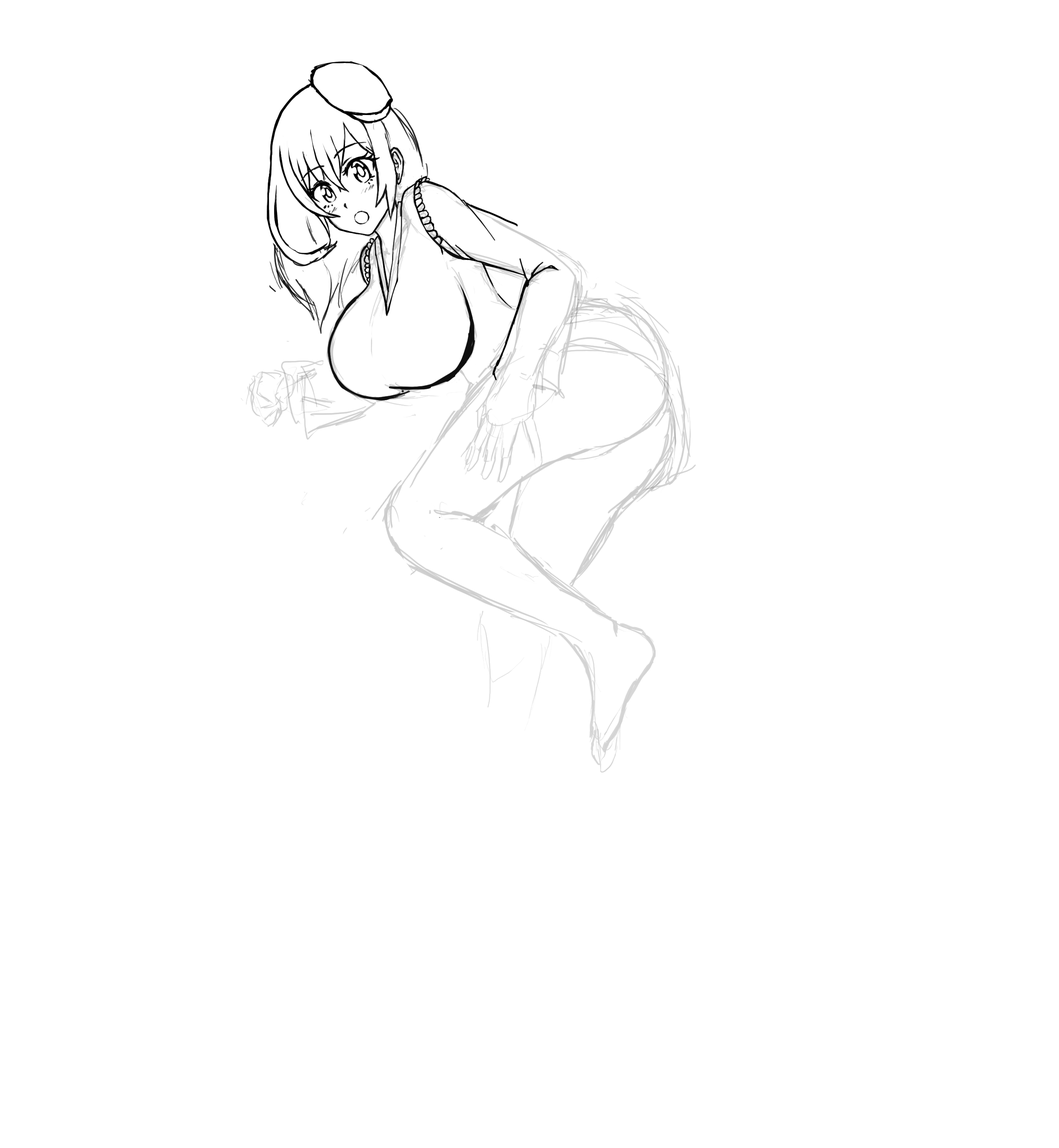
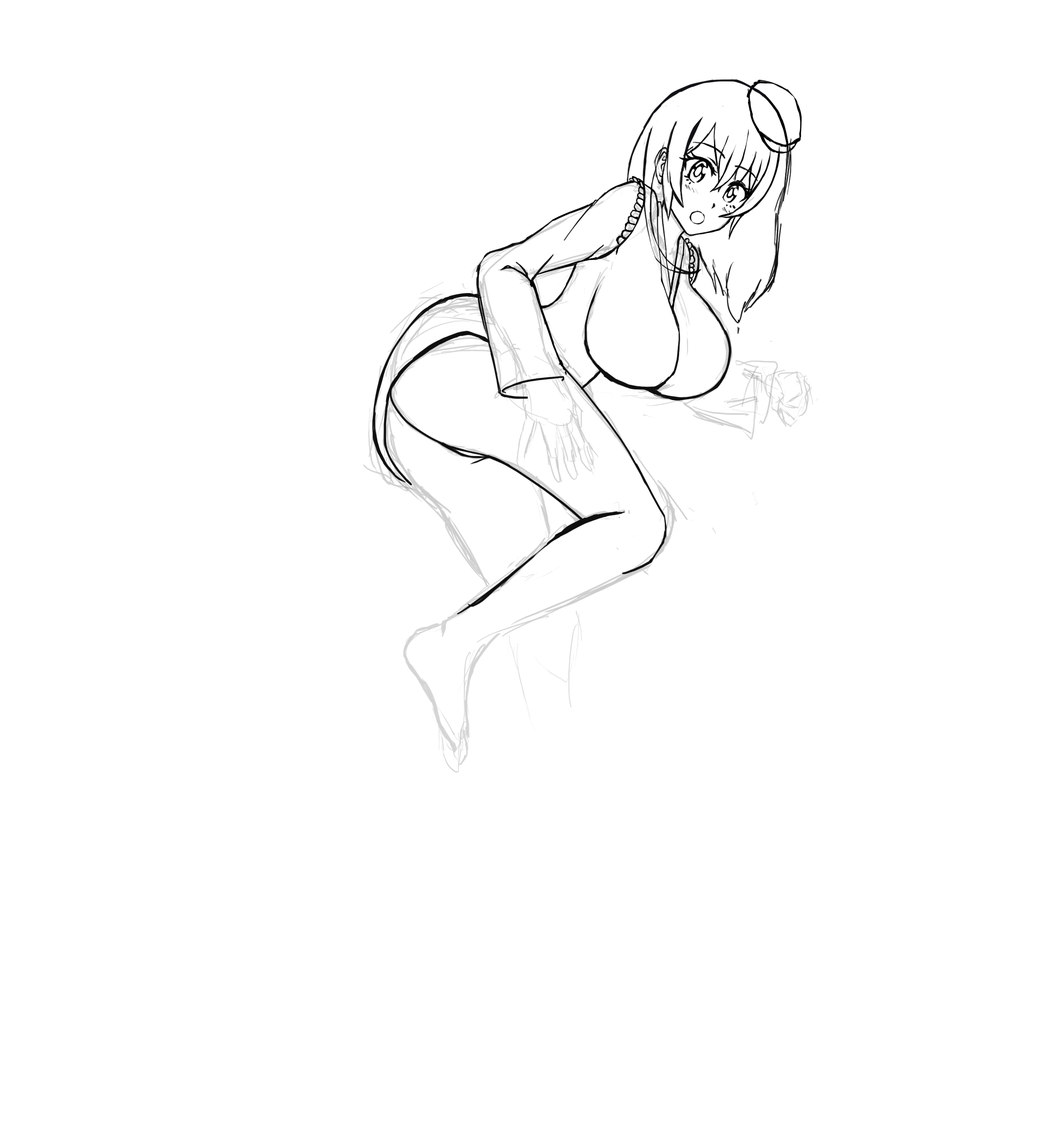
Before/after of a 1059×1148 layered artwork. What changed in the layer stack:
painted on "Layer 5" over [297, 141, 762, 182]
painted on "Layer 9" over [353, 210, 706, 225]
painted on "Layer 4" over [307, 149, 752, 210]
added layer "Layer 14" above "Layer 11" over [475, 179, 637, 400]
painted on "Layer 11" over [327, 175, 732, 486]
painted on "Layer 12" over [266, 138, 792, 324]
added layer "Layer 17" above "Layer 16" over [437, 441, 492, 465]
added layer "Layer 16" above "Layer 15" over [389, 362, 668, 615]
added layer "Layer 15" above "Layer 3" over [642, 120, 702, 275]
painted on "Layer 3" over [269, 75, 790, 519]
painted on "Layer 8" over [327, 183, 732, 216]
painted on "Layer 7" over [308, 60, 803, 155]
painted on "Layer 10" over [280, 186, 779, 493]
painted on "Layer 13" over [323, 146, 736, 247]
painted on "Layer 1" over [240, 79, 819, 773]
painted on "Background copy" over [240, 60, 819, 773]
